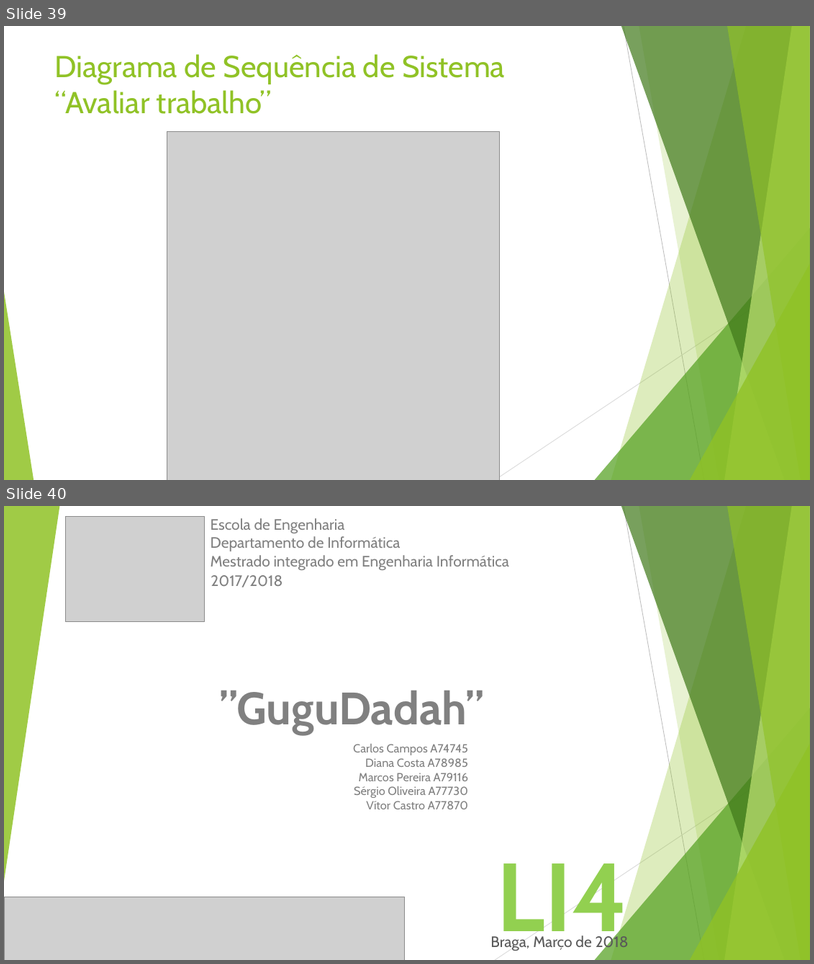
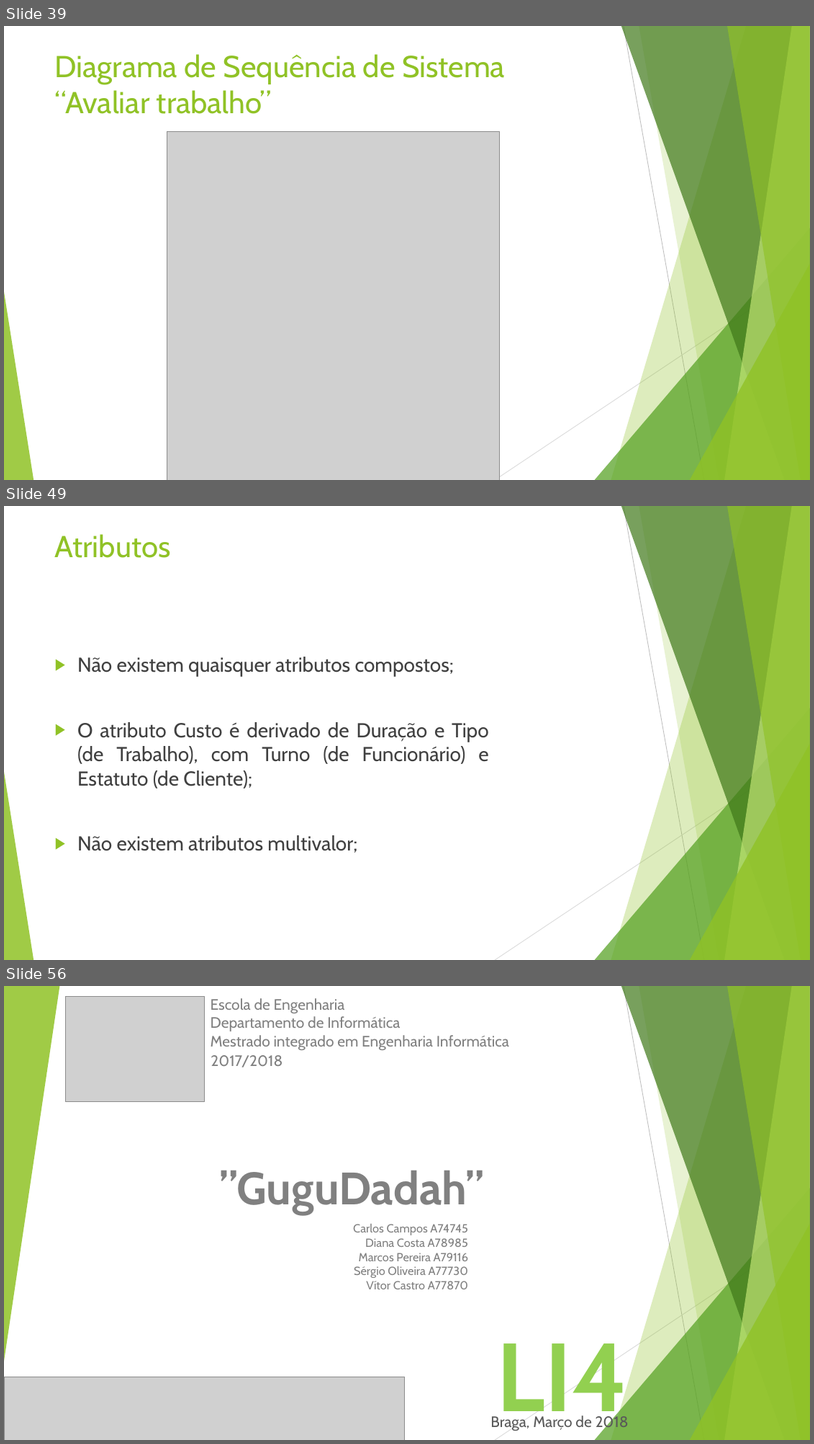
Before and after one commit to vitorjrc/babysitting-system, a slide deck: relatorio/Fase 2/LI4.pptx. Shown one above the other, each under a label of ours: slides 39 and 40 before the commit, slides 39, 49 and 56 after it; the slides between them are not shown. The pictures are 814x964 and 814x1444 pixels, drawn with LibreOffice and Linux fonts; fonts in the diff are those of the drawing; grey boxes stand for pictures. Boxes give left, top, right and bottom in pixels: in the first picture for what was removed or moved away, otherwise in the second. Text is boxed around its words. In the diff, an @@ line names an element or a change of style, - is before the commit and + after.

```diff
--- a/relatorio/Fase 2/LI4.pptx
+++ b/relatorio/Fase 2/LI4.pptx
@@ slide 49 added at <box>4,506,810,960</box>, background #FFFFFF; not listed: 10 template elements that a slide beside it also shows @@
@@ title added at <box>55,534,171,558</box>, 36 pt, text #90C226 @@
+Atributos
@@ text added at <box>77,656,489,852</box>, 24 pt, text #404040 @@
+▶ Não existem quaisquer atributos compostos;
+▶ O atributo Custo é derivado de Duração e Tipo (de Trabalho), com Turno (de Funcionário) e Estatuto (de Cliente);
+▶ Não existem atributos multivalor;
@@ what was slide 40 is now slide 56 @@
```
Also in this commit, not shown: 15 other slides added.
